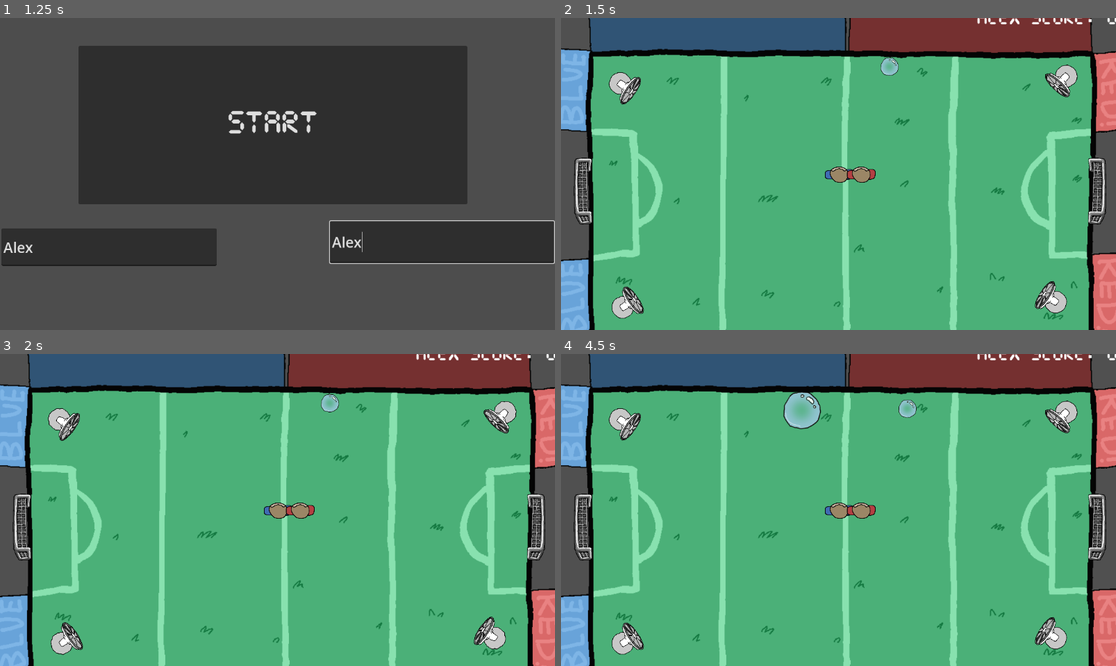
Above: before the commit, frames 1-4 (two rows, left to right).
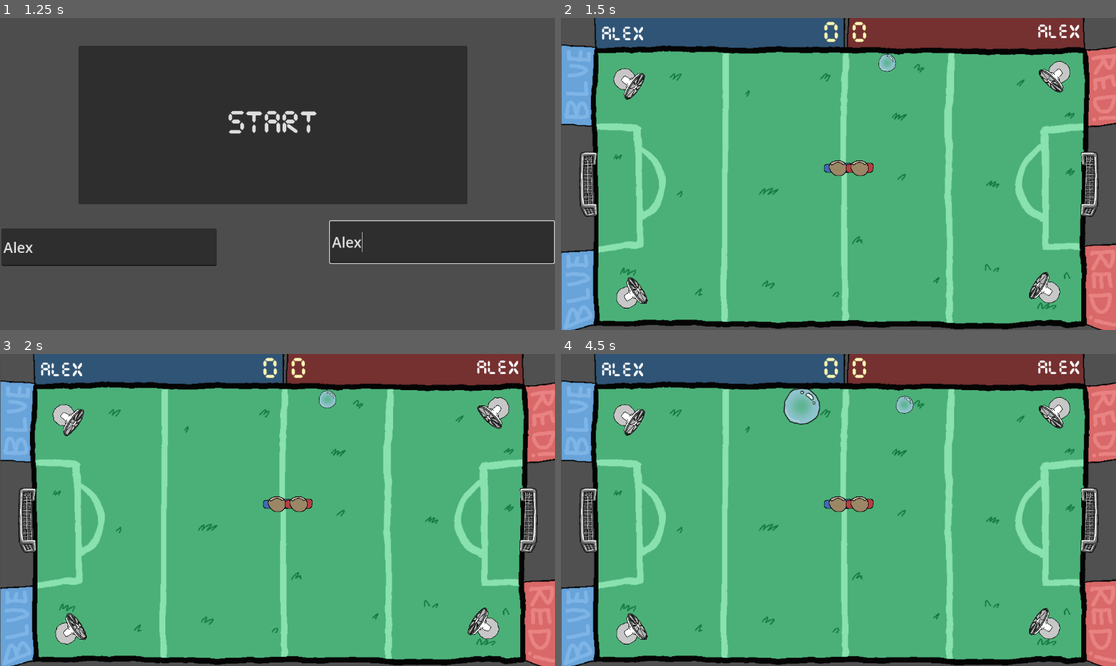
Above: after the commit, the same moments.

Repository: Calandir/ggj-2025
Game: Godot game, scene res://Scenes/menu.tscn
The game is run twice, just before and just after one commit, with the same random seed, the same clock (stepped at 60 frames per second) and the same inputs. Sound files missing from this copy of the repository are replaced by a short silence.
Inputs (mouse positions are in pixels of both pictures, inside the frame that each line leads up to):
- Up to frame 1 (1.25 s): click (111, 245) at 0.52 s; type "Alex" at 0.6 s; click (444, 242) at 0.75 s; type "Alex" at 0.83 s
- Up to frame 2 (1.5 s): click "START" at 1.25 s
- Up to frame 3 (2 s): no input
- Up to frame 4 (4.5 s): tap R (p0_spawn_bubble) at 2.1, 3.6 s; tap . (p1_spawn_bubble) at 2.85, 4.35 s

Frame 1 is identical in both runs. In frame 2, 20% of the frame differs, in the area x 0-100%, y 0-100%; in frame 3, 20%; in frame 4, 20%.

Commit message:
align scoreboard labels

Diff:
--- a/Scenes/example_scene.tscn
+++ b/Scenes/example_scene.tscn
@@ -9,13 +9,15 @@
 [ext_resource type="PackedScene" uid="uid://d2886r8qbijju" path="res://Scenes/player.tscn" id="4_t3qv7"]
 [ext_resource type="FontFile" uid="uid://bsnjt655pqfy5" path="res://Resources/CursedTimerUlil-Aznm.ttf" id="6_nxpui"]
 [ext_resource type="PackedScene" uid="uid://cvijw2frdg63b" path="res://Scenes/edge_wall.tscn" id="8_2ewpy"]
+[ext_resource type="Script" path="res://Scripts/label_score.gd" id="8_qulw1"]
 [ext_resource type="Texture2D" uid="uid://bw0ubkqw6fdtb" path="res://Art/playing_field.png" id="9_nillc"]
 
 [node name="MainScene" type="Node2D"]
 script = ExtResource("1_poy5t")
 
 [node name="Camera2D" type="Camera2D" parent="."]
-zoom = Vector2(0.6, 0.6)
+position = Vector2(4, 23)
+zoom = Vector2(0.585, 0.585)
 
 [node name="BGM" parent="." instance=ExtResource("2_tjefg")]
 
@@ -31,15 +33,31 @@
 position = Vector2(-923.17, 59.34)
 scale = Vector2(1.5, 1.5)
 
-[node name="LabelA" type="Label" parent="GoalA"]
-offset_left = 34.0
-offset_top = -442.0
-offset_right = 316.0
-offset_bottom = -387.0
+[node name="LabelA_Player" type="Label" parent="GoalA"]
+offset_left = 908.113
+offset_top = -384.893
+offset_right = 1190.11
+offset_bottom = -329.893
+pivot_offset = Vector2(105.334, 22.6666)
+size_flags_horizontal = 8
 theme_override_fonts/font = ExtResource("6_nxpui")
 theme_override_font_sizes/font_size = 40
+horizontal_alignment = 2
+vertical_alignment = 1
 script = ExtResource("4_em4yn")
 metadata/_edit_use_anchors_ = true
+
+[node name="LabelA_Score" type="Label" parent="GoalA"]
+offset_left = 648.78
+offset_top = -389.56
+offset_right = 738.78
+offset_bottom = -318.56
+theme_override_colors/font_color = Color(1, 0.964706, 0.701961, 1)
+theme_override_fonts/font = ExtResource("6_nxpui")
+theme_override_font_sizes/font_size = 60
+text = "0"
+vertical_alignment = 1
+script = ExtResource("8_qulw1")
 
 [node name="GoalB" parent="." instance=ExtResource("3_m40s0")]
 position = Vector2(937.17, 59.34)
@@ -53,17 +71,30 @@
 position = Vector2(-28, 5.24521e-06)
 flip_h = true
 
-[node name="LabelB" type="Label" parent="GoalB"]
-offset_left = -306.0
-offset_top = -431.333
-offset_right = -24.0
-offset_bottom = -376.333
+[node name="LabelB_Player" type="Label" parent="GoalB"]
+offset_left = -1182.78
+offset_top = -386.893
+offset_right = -900.78
+offset_bottom = -331.893
 theme_override_fonts/font = ExtResource("6_nxpui")
 theme_override_font_sizes/font_size = 40
 vertical_alignment = 2
 script = ExtResource("4_em4yn")
 playerIdentifier = 1
 metadata/_edit_use_anchors_ = true
+
+[node name="LabelB_Score" type="Label" parent="GoalB"]
+offset_left = -710.113
+offset_top = -389.56
+offset_right = -620.113
+offset_bottom = -318.56
+theme_override_colors/font_color = Color(1, 0.964706, 0.701961, 1)
+theme_override_fonts/font = ExtResource("6_nxpui")
+theme_override_font_sizes/font_size = 60
+text = "0"
+horizontal_alignment = 2
+vertical_alignment = 1
+script = ExtResource("8_qulw1")
 
 [node name="Sprite2D" type="Sprite2D" parent="."]
 z_index = -2
@@ -139,8 +170,8 @@
 rotation = 2.32827
 
 [connection signal="goal_scored" from="GoalA" to="." method="check_score_is_game_over"]
-[connection signal="goal_scored" from="GoalA" to="GoalA/LabelA" method="_on_goal_goal_scored"]
+[connection signal="goal_scored" from="GoalA" to="GoalA/LabelA_Score" method="_on_goal_goal_scored"]
 [connection signal="goal_scored" from="GoalB" to="." method="check_score_is_game_over"]
-[connection signal="goal_scored" from="GoalB" to="GoalB/LabelB" method="_on_goal_goal_scored"]
+[connection signal="goal_scored" from="GoalB" to="GoalB/LabelB_Score" method="_on_goal_goal_scored"]
 
 [editable path="GoalB"]
--- a/Scripts/goal.gd
+++ b/Scripts/goal.gd
@@ -29,7 +29,6 @@
 	if body is RigidBody2D:
 		score += 1
 		body.queue_free()
-		print(goal_num, score)
 		emit_signal("goal_scored", goal_num, score)
 		_play_cheer_sfx()
 
--- a/Scripts/label.gd
+++ b/Scripts/label.gd
@@ -10,26 +10,11 @@
 func _ready() -> void:
 	#print(Globalvars.player1_name)
 	if playerIdentifier == 0:
-		self.text = Globalvars.player1_name + " Score: " + str(score)
+		self.text = Globalvars.player1_name
 	else:
-		self.text = Globalvars.player2_name + " Score: " + str(score)
-
-	pass # Replace with function body.
+		self.text = Globalvars.player2_name
 
 
 # Called every frame. 'delta' is the elapsed time since the previous frame.
 func _process(delta: float) -> void:
 	pass
-
-
-# Function to update the score and update the UI text
-func update_score():
-	Globalvars.player1_score += 1
-	#self.text = Globalvars.player1_name + " Score: " + str(score)
-
-
-func _on_goal_goal_scored(goal_num: int, score: int) -> void:
-	if goal_num == 0:
-		self.text = Globalvars.player1_name + " Score: " + str(score)
-	else:
-		self.text = Globalvars.player2_name + " Score: " + str(score)
--- /dev/null
+++ b/Scripts/label_score.gd
@@ -0,0 +1,15 @@
+extends Label
+
+
+# Called when the node enters the scene tree for the first time.
+func _ready() -> void:
+	pass # Replace with function body.
+
+
+# Called every frame. 'delta' is the elapsed time since the previous frame.
+func _process(delta: float) -> void:
+	pass
+
+
+func _on_goal_goal_scored(goal_num: int, score: int) -> void:
+	self.text = str(score)
Not shown, added: Art/title_screen.png.import
Not shown: 1 places in Scenes/example_scene.tscn that only renumber resources
